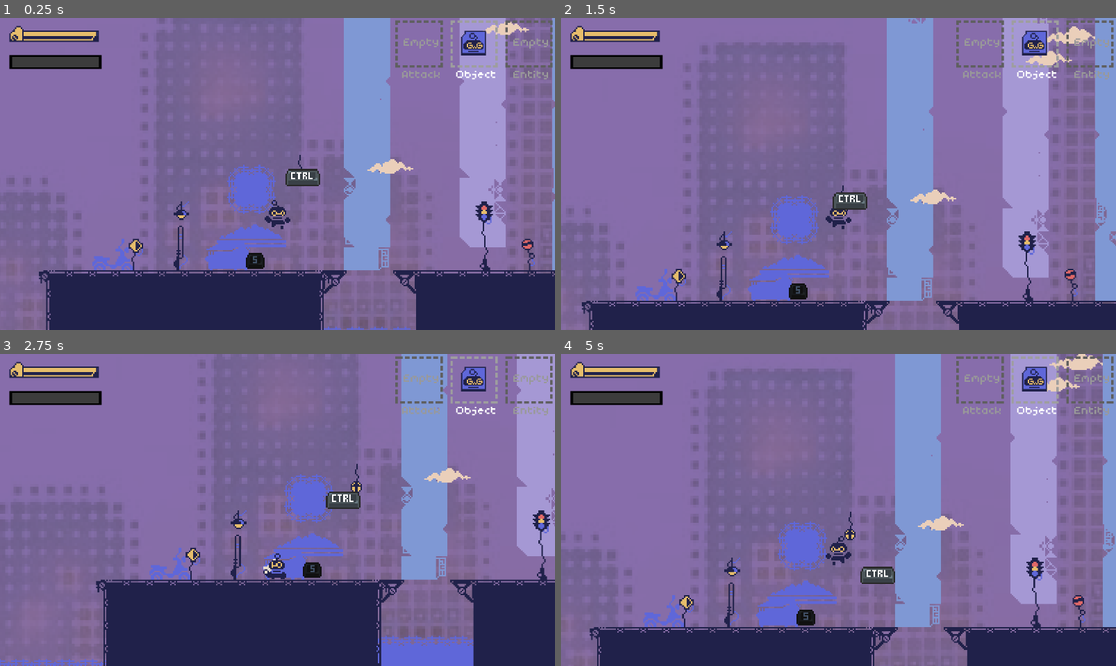
Above: before the commit, frames 1-4 (two rows, left to right).
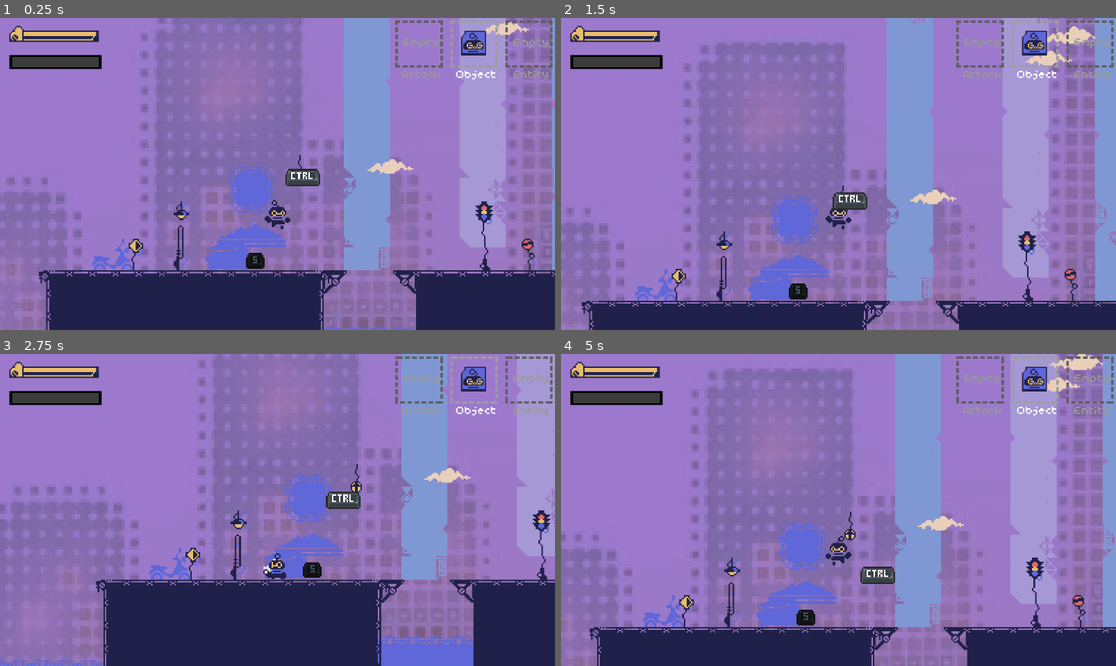
Above: after the commit, the same moments.

Repository: ericlamkf/macamYes-GameJam-2026
Game: Godot game, scene res://scenes/world/levels/level_02.tscn
Two runs of this game, one before a commit and one after it. Both use one fixed random seed, a clock stepped at 60 frames per second and the inputs below. This scene is started directly instead of the project's main scene.
Inputs (mouse positions are in pixels of both pictures, inside the frame that each line leads up to):
- Up to frame 1 (0.25 s): no input
- Up to frame 2 (1.5 s): tap Enter at 0.5 s; move the mouse to (960, 158) at 0.52 s; hold C (copy) 0.53-1.28 s; hold D (move_right) from 0.53 s (still down); tap Space (jump) at 0.77 s; tap R at 0.8, 1.35 s; move the mouse to (727, 189) at 1.27 s
- Up to frame 3 (2.75 s): tap Space (jump) at 1.52 s; tap C (copy) at 1.55 s; move the mouse to (333, 441) at 2.02 s; release D (move_right) at 2.03 s; hold A (move_left) from 2.03 s (still down); hold W (attack) from 2.03 s (still down); tap R at 2.3 s
- Up to frame 4 (5 s): move the mouse to (810, 572) at 2.77 s; release A (move_left) at 2.78 s; release W (attack) at 2.78 s; hold D (move_right) 2.78-4.28 s; tap C (copy) at 2.85, 4.55 s; tap Space (jump) at 3.02, 3.77, 4.52 s; move the mouse to (1005, 556) at 3.52 s; hold E (next_slot) 3.53-4.28 s; tap R at 3.8 s; move the mouse to (672, 463) at 4.27 s; hold A (move_left) from 4.28 s (still down); tap V (paste) at 4.35 s

The runs differ from the first frame. In frame 1, 58% of the frame differs, in the area x 0-100%, y 0-100%; in frame 2, 62%; in frame 3, 58%; in frame 4, 61%.

Commit message:
bug can't fixed for hp unlink

Diff:
--- a/scenes/enemies/grunt.tscn
+++ b/scenes/enemies/grunt.tscn
@@ -226,7 +226,7 @@
 [node name="Marker2D" type="Marker2D" parent="." index="7" unique_id=2030095144]
 position = Vector2(16, -7)
 
-[node name="BoomSound" type="AudioStreamPlayer" parent="." index="8" unique_id=39088935]
+[node name="BoomSound" type="AudioStreamPlayer2D" parent="." index="8" unique_id=1351771833]
 stream = ExtResource("5_wci2o")
 
 [connection signal="body_entered" from="DetectionArea" to="." method="_on_body_entered"]
--- a/scenes/enemies/turret_node.tscn
+++ b/scenes/enemies/turret_node.tscn
@@ -205,8 +205,11 @@
 [node name="Muzzle" type="Marker2D" parent="." index="5" unique_id=31044615]
 position = Vector2(16, -6)
 
-[node name="BoomSound" type="AudioStreamPlayer" parent="." index="6" unique_id=670256284]
+[node name="BoomSound" type="AudioStreamPlayer2D" parent="." index="6" unique_id=1290345269]
 stream = ExtResource("5_xdp2a")
+volume_db = -11.375
+max_distance = 446.0
+attenuation = 7.9999866
 
 [connection signal="animation_finished" from="Sprite2D" to="." method="_on_sprite_2d_animation_finished"]
 [connection signal="timeout" from="ShootTimer" to="." method="_on_shoot_timer_timeout"]
--- /dev/null
+++ b/scenes/player/dead_scene.gd
@@ -0,0 +1,16 @@
+extends CanvasLayer
+
+var _restarting := false
+
+func _input(event: InputEvent) -> void:
+	if _restarting:
+		return
+	if event is InputEventKey and event.pressed and not event.echo and event.keycode == KEY_R:
+		_restarting = true
+		restart_from_checkpoint()
+
+func restart_from_checkpoint() -> void:
+	get_tree().paused = false
+	GameState.reset_clipboard()
+	GameState.player_health = 100
+	get_tree().reload_current_scene()
--- /dev/null
+++ b/scenes/player/dead_scene.tscn
@@ -0,0 +1,158 @@
+[gd_scene format=3 uid="uid://ds1q3aut24wv2"]
+
+[ext_resource type="Script" uid="uid://bbaa1oihxcwcf" path="res://scenes/player/dead_scene.gd" id="1_emwnr"]
+[ext_resource type="Texture2D" uid="uid://bb7tcoclmkwsy" path="res://assets/sprites/entities/Keyboard Letters and Symbols.png" id="1_jii1i"]
+[ext_resource type="FontFile" uid="uid://c8trj0aomcxtm" path="res://assets/fonts/glyphmesss.ttf" id="1_xa1a2"]
+[ext_resource type="Texture2D" uid="uid://bekxq547wua0m" path="res://assets/sprites/ui/ui.png" id="2_gxxti"]
+
+[sub_resource type="TileSetAtlasSource" id="TileSetAtlasSource_gxxti"]
+texture = ExtResource("1_jii1i")
+0:0/0 = 0
+1:0/0 = 0
+2:0/0 = 0
+3:0/0 = 0
+4:0/0 = 0
+5:0/0 = 0
+6:0/0 = 0
+7:0/0 = 0
+0:1/0 = 0
+1:1/0 = 0
+2:1/0 = 0
+3:1/0 = 0
+4:1/0 = 0
+5:1/0 = 0
+6:1/0 = 0
+7:1/0 = 0
+0:2/0 = 0
+1:2/0 = 0
+2:2/0 = 0
+3:2/0 = 0
+4:2/0 = 0
+5:2/0 = 0
+6:2/0 = 0
+7:2/0 = 0
+0:3/0 = 0
+1:3/0 = 0
+2:3/0 = 0
+3:3/0 = 0
+4:3/0 = 0
+5:3/0 = 0
+6:3/0 = 0
+7:3/0 = 0
+0:4/0 = 0
+1:4/0 = 0
+2:4/0 = 0
+3:4/0 = 0
+4:4/0 = 0
+5:4/0 = 0
+6:4/0 = 0
+7:4/0 = 0
+0:5/0 = 0
+1:5/0 = 0
+2:5/0 = 0
+3:5/0 = 0
+4:5/0 = 0
+5:5/0 = 0
+6:5/0 = 0
+7:5/0 = 0
+0:6/0 = 0
+1:6/0 = 0
+2:6/0 = 0
+3:6/0 = 0
+4:6/0 = 0
+5:6/0 = 0
+0:7/0 = 0
+1:7/0 = 0
+2:7/0 = 0
+3:7/0 = 0
+4:7/0 = 0
+5:7/0 = 0
+6:7/0 = 0
+7:7/0 = 0
+0:8/0 = 0
+1:8/0 = 0
+2:8/0 = 0
+3:8/0 = 0
+4:8/0 = 0
+5:8/0 = 0
+6:8/0 = 0
+7:8/0 = 0
+0:9/0 = 0
+1:9/0 = 0
+2:9/0 = 0
+3:9/0 = 0
+4:9/0 = 0
+5:9/0 = 0
+6:9/0 = 0
+7:9/0 = 0
+0:10/0 = 0
+1:10/0 = 0
+2:10/0 = 0
+3:10/0 = 0
+4:10/0 = 0
+5:10/0 = 0
+6:10/0 = 0
+7:10/0 = 0
+0:11/0 = 0
+1:11/0 = 0
+2:11/0 = 0
+3:11/0 = 0
+4:11/0 = 0
+5:11/0 = 0
+6:11/0 = 0
+7:11/0 = 0
+0:12/0 = 0
+1:12/0 = 0
+2:12/0 = 0
+3:12/0 = 0
+4:12/0 = 0
+5:12/0 = 0
+6:12/0 = 0
+7:12/0 = 0
+0:13/0 = 0
+1:13/0 = 0
+2:13/0 = 0
+3:13/0 = 0
+4:13/0 = 0
+5:13/0 = 0
+
+[sub_resource type="TileSet" id="TileSet_emwnr"]
+tile_size = Vector2i(17, 14)
+sources/0 = SubResource("TileSetAtlasSource_gxxti")
+
+[node name="DeadScene" type="CanvasLayer" unique_id=1745999200]
+process_mode = 3
+script = ExtResource("1_emwnr")
+
+[node name="TileMapLayer" type="TileMapLayer" parent="." unique_id=898694937]
+z_index = 1
+position = Vector2(676, 467)
+scale = Vector2(4, 4)
+tile_map_data = PackedByteArray(0, 0, 4, 0, 1, 0, 0, 0, 1, 0, 11, 0, 0, 0)
+tile_set = SubResource("TileSet_emwnr")
+
+[node name="Ui" type="Sprite2D" parent="." unique_id=2109248218]
+position = Vector2(1033.6563, 502.75)
+scale = Vector2(18.597656, 12.385418)
+texture = ExtResource("2_gxxti")
+region_enabled = true
+region_rect = Rect2(272, 16, 48, 48)
+
+[node name="Label" type="Label" parent="." unique_id=129157726]
+anchors_preset = 8
+anchor_left = 0.5
+anchor_top = 0.5
+anchor_right = 0.5
+anchor_bottom = 0.5
+offset_left = -283.0
+offset_top = -63.99997
+offset_right = -37.0
+offset_bottom = -28.99997
+grow_horizontal = 2
+grow_vertical = 2
+scale = Vector2(3, 3)
+theme_override_colors/font_color = Color(0.6586648, 0.6237081, 0.6843314, 1)
+theme_override_fonts/font = ExtResource("1_xa1a2")
+text = "YOU  DIED
+Press  R  to  Restart"
+horizontal_alignment = 1
--- a/scenes/player/player.gd
+++ b/scenes/player/player.gd
@@ -5,6 +5,7 @@
 @export var gravity = ProjectSettings.get_setting("physics/2d/default_gravity")
 @export var max_range = 80
 @export var health: int = 100
+@export var death_screen_scene: PackedScene
 
 @onready var copy_ray = $RayCast2D
 @onready var aim_line = $Line2D
@@ -33,6 +34,7 @@
 	collected_keys = GameState.collected_keys.duplicate()
 	if GameState.spawn_position != Vector2.ZERO:
 		global_position = GameState.spawn_position
+	health = GameState.player_health
 
 func collect_key(key: String) -> void:
 	if key not in collected_keys:
@@ -206,6 +208,7 @@
 
 	if event is InputEventKey and event.pressed and event.keycode == KEY_R:
 		GameState.reset_clipboard()
+		GameState.player_health = 100
 		get_tree().reload_current_scene()
 
 	# Q to move Left, E to move Right (Inventory Slots)
@@ -255,12 +258,18 @@
 	if(health <= 0):
 		is_dead = true
 		sprite.play("death")
-		print("YOU DIED")
 
 		# --- GHOST MODE ---
 		set_collision_layer_value(1, false)
 		$Hurtbox.set_deferred("monitorable", false)
 		$Hurtbox.set_deferred("monitoring", false)
+
+		# --- DEATH SCREEN ---
+		get_tree().paused = true
+		var scene = death_screen_scene if death_screen_scene else load("res://scenes/player/dead_scene.tscn")
+		if scene:
+			var death_ui = scene.instantiate()
+			get_tree().current_scene.add_child(death_ui)
 
 func _on_sprite_2d_animation_finished() -> void:
 	# Unlock copy/shoot
--- a/scenes/player/player.tscn
+++ b/scenes/player/player.tscn
@@ -2,6 +2,7 @@
 
 [ext_resource type="Script" uid="uid://dfa3djatwcghi" path="res://scenes/player/player.gd" id="1_v6fml"]
 [ext_resource type="Texture2D" uid="uid://dw4jrp6kllxd5" path="res://assets/sprites/player/player_sheet.png" id="2_g2els"]
+[ext_resource type="PackedScene" path="res://scenes/dead_scene.tscn" id="2_lvxji"]
 [ext_resource type="Script" uid="uid://csccty0vs1n4n" path="res://scenes/shared/hurtbox.gd" id="3_qhqgy"]
 
 [sub_resource type="AtlasTexture" id="AtlasTexture_bruh7"]
@@ -401,6 +402,7 @@
 collision_mask = 54
 collision_priority = 0.1
 script = ExtResource("1_v6fml")
+death_screen_scene = ExtResource("2_lvxji")
 
 [node name="Sprite2D" type="AnimatedSprite2D" parent="." unique_id=2014346780]
 position = Vector2(0, -24)
--- a/scenes/shared/KillZone.tscn
+++ b/scenes/shared/KillZone.tscn
@@ -1,11 +1,13 @@
 [gd_scene format=3 uid="uid://6ko0ng811g8d"]
 
 [ext_resource type="Script" uid="uid://bxi338iiob86x" path="res://scripts/world/kill_zone.gd" id="1_63kc2"]
+[ext_resource type="PackedScene" uid="uid://ds1q3aut24wv2" path="res://scenes/player/dead_scene.tscn" id="2_nbur4"]
 
 [sub_resource type="WorldBoundaryShape2D" id="WorldBoundaryShape2D_nbur4"]
 
 [node name="KillLine" type="Area2D" unique_id=2101105798]
 script = ExtResource("1_63kc2")
+death_screen_scene = ExtResource("2_nbur4")
 
 [node name="CollisionShape2D" type="CollisionShape2D" parent="." unique_id=1151777199]
 shape = SubResource("WorldBoundaryShape2D_nbur4")
--- a/scenes/shared/hurtbox.gd
+++ b/scenes/shared/hurtbox.gd
@@ -1,7 +1,6 @@
 # Hurtbox.gd
 extends Area2D
 
-func take_damage(amount: int):
-	# "owner" refers to the root node of the scene (the Enemy)
+func take_damage(amount):
 	if owner.has_method("apply_damage"):
-		owner.apply_damage(amount)
+		owner.apply_damage(int(amount))
--- a/scenes/world/levels/level_00.tscn
+++ b/scenes/world/levels/level_00.tscn
@@ -729,16 +729,16 @@
 [node name="SyntaxCrawler" parent="." unique_id=1804172064 instance=ExtResource("8_gny22")]
 position = Vector2(268, 154)
 
-[node name="Player2" parent="." unique_id=1421281123 instance=ExtResource("5_54gas")]
+[node name="Player" parent="." unique_id=1421281123 instance=ExtResource("5_54gas")]
 position = Vector2(-28, 121)
 speed = 125
 
-[node name="Camera2D" type="Camera2D" parent="Player2" unique_id=1823578748]
+[node name="CameraD" type="Camera2D" parent="Player" unique_id=1823578748]
 offset = Vector2(0, -48)
 zoom = Vector2(5, 5)
 process_callback = 0
 
-[node name="UI" parent="Player2/Camera2D" unique_id=369703887 instance=ExtResource("17_5rt1s")]
+[node name="UI" parent="Player/CameraD" unique_id=369703887 instance=ExtResource("17_5rt1s")]
 
 [node name="CtrlEntity2" parent="." unique_id=2053566812 instance=ExtResource("11_1p1bg")]
 position = Vector2(-6, 94)
@@ -746,5 +746,5 @@
 [node name="GravityInverter" parent="." unique_id=440597128 instance=ExtResource("16_5rt1s")]
 position = Vector2(-132, 160)
 
-[connection signal="copy_successful" from="Player2" to="Player2/Camera2D/UI" method="_on_player_copy_successful"]
-[connection signal="take_damage" from="Player2" to="Player2/Camera2D/UI" method="_on_player_take_damage"]
+[connection signal="copy_successful" from="Player" to="Player/CameraD/UI" method="_on_player_copy_successful"]
+[connection signal="take_damage" from="Player" to="Player/CameraD/UI" method="_on_player_take_damage"]
--- a/scenes/world/levels/level_01.tscn
+++ b/scenes/world/levels/level_01.tscn
@@ -767,16 +767,10 @@
 [node name="Grunt3" parent="." unique_id=1911220196 instance=ExtResource("17_8j2nj")]
 position = Vector2(813, -209)
 
-[node name="Grunt4" parent="." unique_id=1126071336 instance=ExtResource("17_8j2nj")]
-position = Vector2(878, -209)
-
 [node name="Grunt2" parent="." unique_id=738765514 instance=ExtResource("17_8j2nj")]
 position = Vector2(321, -289)
 
 [node name="GravityInverter" parent="." unique_id=440597128 instance=ExtResource("17_oy7ii")]
 position = Vector2(54, 0)
 
-[node name="Grunt3" parent="." unique_id=1612060223 instance=ExtResource("17_8j2nj")]
-position = Vector2(814, -210)
-
 [connection signal="copy_successful" from="Player2" to="Player2/Camera2D/UI" method="_on_player_copy_successful"]
--- a/scenes/world/levels/level_02.tscn
+++ b/scenes/world/levels/level_02.tscn
@@ -678,8 +678,10 @@
 position = Vector2(-59, -20)
 
 [node name="Sprite2D" type="Sprite2D" parent="." unique_id=1519059609]
-modulate = Color(0.65882355, 0.5019608, 0.88235295, 0.63529414)
+modulate = Color(0.65882355, 0.5019608, 0.88235295, 0.8666667)
 z_index = -2
+texture_filter = 1
+texture_repeat = 3
 position = Vector2(496.4999, -190.50009)
 scale = Vector2(1.9248044, 2.0491157)
 texture = ExtResource("3_b1tps")
@@ -704,7 +706,7 @@
 rotation = -3.1415925
 
 [node name="KillLine3" parent="." unique_id=1743046948 instance=ExtResource("6_sds6h")]
-position = Vector2(-359, -123)
+position = Vector2(-273, -116)
 rotation = 1.5707964
 
 [node name="KillLine4" parent="." unique_id=1941835997 instance=ExtResource("6_sds6h")]
--- a/scripts/global/game_state.gd
+++ b/scripts/global/game_state.gd
@@ -8,6 +8,7 @@
 var registers = [null, null, null]
 var clipboard:ClipboardData = registers[current_slot_index]
 
+var player_health: int = 100
 var ctrl_attached = true
 var offhand_mode = "C"  # or "V"
 var spawn_position: Vector2 = Vector2.ZERO
--- a/scripts/world/kill_zone.gd
+++ b/scripts/world/kill_zone.gd
@@ -1,9 +1,27 @@
 extends Area2D
+
+# This creates a slot in the Inspector to drop your dead_scene.tscn into
+@export var death_screen_scene: PackedScene
+
+var _triggered := false
 
 func _ready() -> void:
 	body_entered.connect(_on_body_entered)
 
-func _on_body_entered(body: Node) -> void:
+func _on_body_entered(body: Node2D) -> void:
+	if _triggered:
+		return
 	if body.is_in_group("player"):
+		_triggered = true
 		GameState.reset_clipboard()
-		get_tree().reload_current_scene()
+		GameState.player_health = 100
+
+		# 1. Freeze the game immediately so the player stops falling
+		get_tree().paused = true
+
+		# 2. Spawn the Death Screen
+		if death_screen_scene:
+			var death_ui = death_screen_scene.instantiate()
+			get_tree().current_scene.add_child(death_ui)
+		else:
+			print("DEV C WARNING: You forgot to assign the death_screen_scene in the Inspector!")
--- a/scripts/world/level_exit.gd
+++ b/scripts/world/level_exit.gd
@@ -10,4 +10,5 @@
 		GameState.spawn_position = Vector2.ZERO
 		GameState.ctrl_position = Vector2.ZERO
 		GameState.ctrl_position_locked = true
+		GameState.player_health = 100
 		get_tree().change_scene_to_file(next_level_path)
Not shown, added: scenes/player/dead_scene.gd.uid
